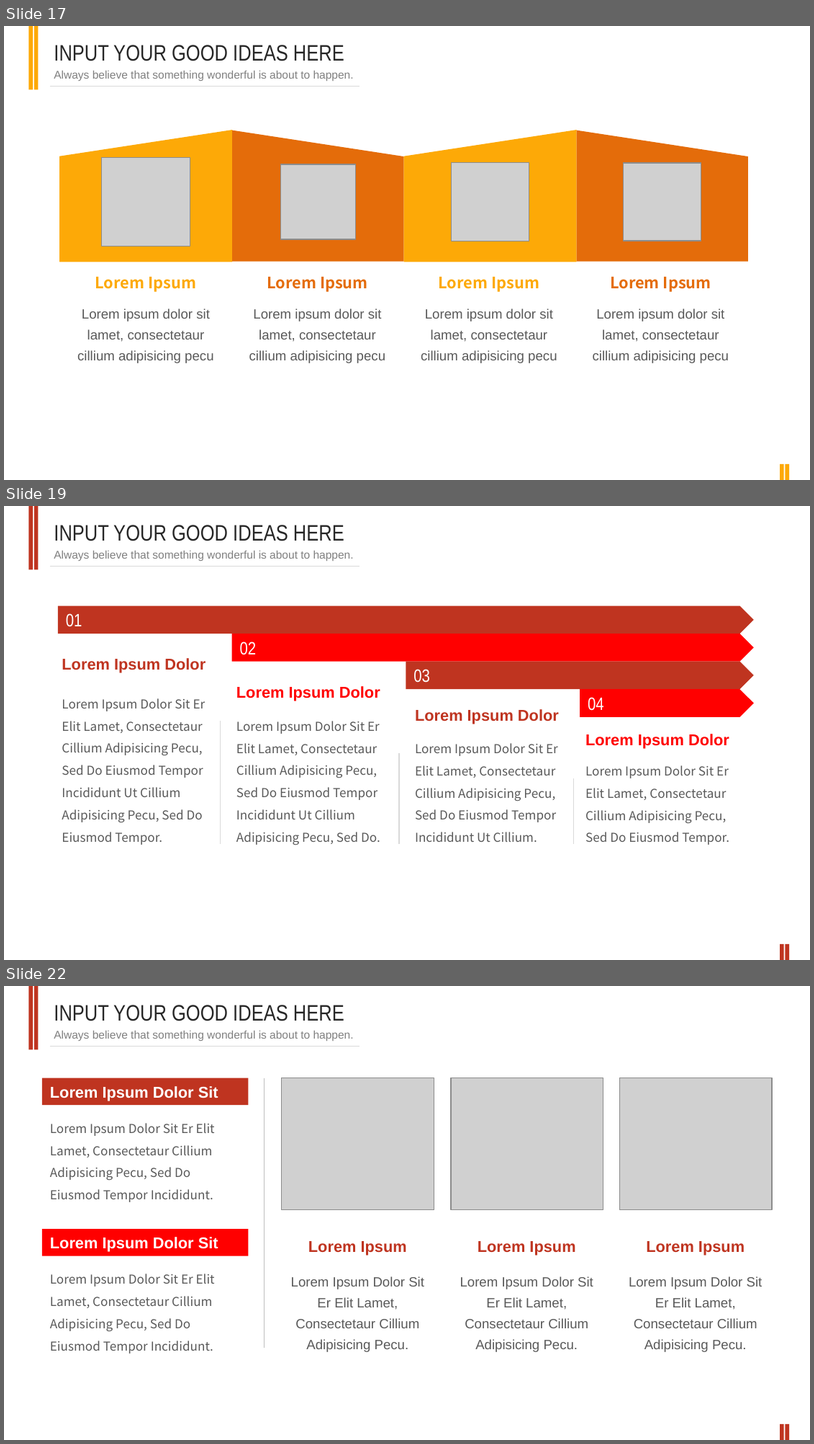
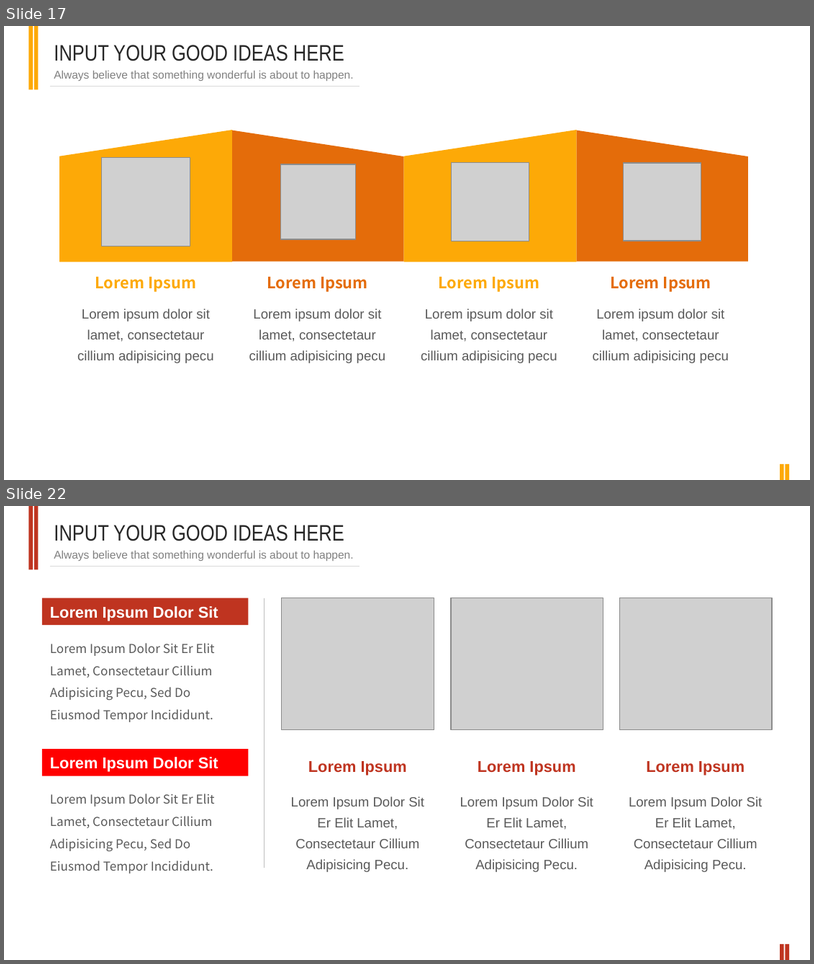
Before and after one commit to LiuWenJia-ops/LLY, a slide deck: presentation_material/开题模板.pptx. Shown one above the other, each under a label of ours: slides 17, 19 and 22 before the commit, slides 17 and 22 after it; the slides between them are not shown. The pictures are 814x1444 and 814x964 pixels, drawn with LibreOffice and Linux fonts; fonts in the diff are those of the drawing; grey boxes stand for pictures. Boxes give left, top, right and bottom in pixels: in the first picture for what was removed or moved away, otherwise in the second. Text is boxed around its words. In the diff, an @@ line names an element or a change of style, - is before the commit and + after.

```diff
--- a/presentation_material/开题模板.pptx
+++ b/presentation_material/开题模板.pptx
@@ slide 19 removed at (4,506,810,960), background #FFFFFF; not listed: 5 template elements that a slide beside it also shows @@
@@ text removed at (54,525,345,541) @@
-INPUT YOUR GOOD IDEAS HERE
@@ text removed at (54,551,354,561) @@
-Always believe that something wonderful is about to happen.
@@ pentagon arrow removed at (58,606,754,633) @@
-01
@@ pentagon arrow removed at (232,633,754,661) @@
-02
@@ text removed at (62,658,206,673) @@
-Lorem Ipsum Dolor
@@ pentagon arrow removed at (406,662,755,689) @@
-03
@@ text removed at (62,698,206,844) @@
-Lorem Ipsum Dolor Sit Er Elit Lamet, Consectetaur Cillium Adipisicing Pecu, Sed Do Eiusmod Tempor Incididunt Ut Cillium Adipisicing Pecu, Sed Do Eiusmod Tempor.
@@ text removed at (237,686,381,700) @@
-Lorem Ipsum Dolor
@@ pentagon arrow removed at (580,689,754,716) @@
-04
@@ line removed from (221, 721) to (221, 844) @@
@@ text removed at (237,721,381,844) @@
-Lorem Ipsum Dolor Sit Er Elit Lamet, Consectetaur Cillium Adipisicing Pecu, Sed Do Eiusmod Tempor Incididunt Ut Cillium Adipisicing Pecu, Sed Do.
@@ text removed at (415,709,559,723) @@
-Lorem Ipsum Dolor
@@ text removed at (415,743,558,842) @@
-Lorem Ipsum Dolor Sit Er Elit Lamet, Consectetaur Cillium Adipisicing Pecu, Sed Do Eiusmod Tempor Incididunt Ut Cillium.
@@ text removed at (586,734,730,748) @@
-Lorem Ipsum Dolor
@@ line removed from (399, 753) to (399, 844) @@
@@ line removed from (574, 779) to (574, 844) @@
@@ text removed at (586,765,730,844) @@
-Lorem Ipsum Dolor Sit Er Elit Lamet, Consectetaur Cillium Adipisicing Pecu, Sed Do Eiusmod Tempor.
```
Also in this commit, not shown: 2 slides changed, 2 slides added, 1 other slide removed, 1 other file.
